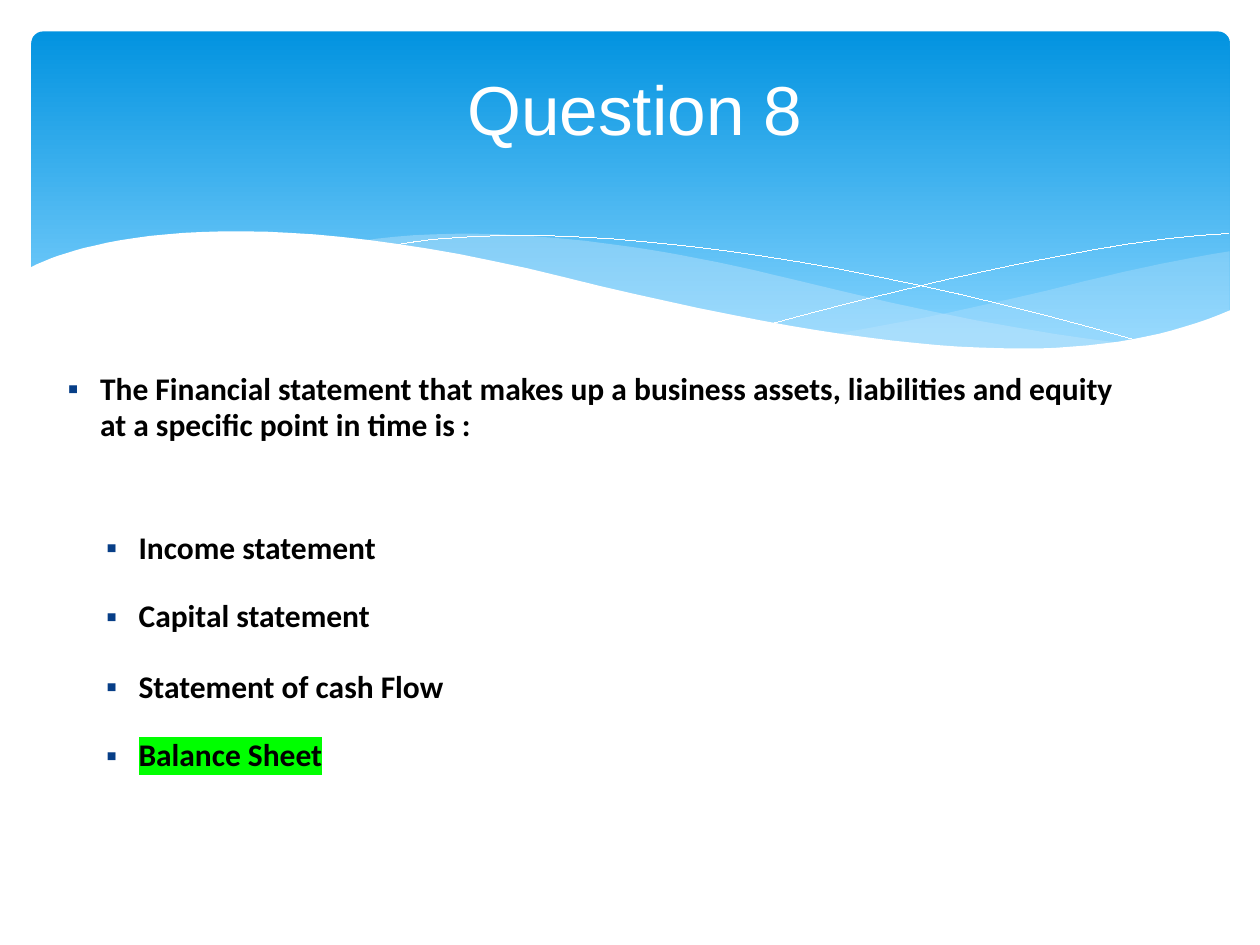
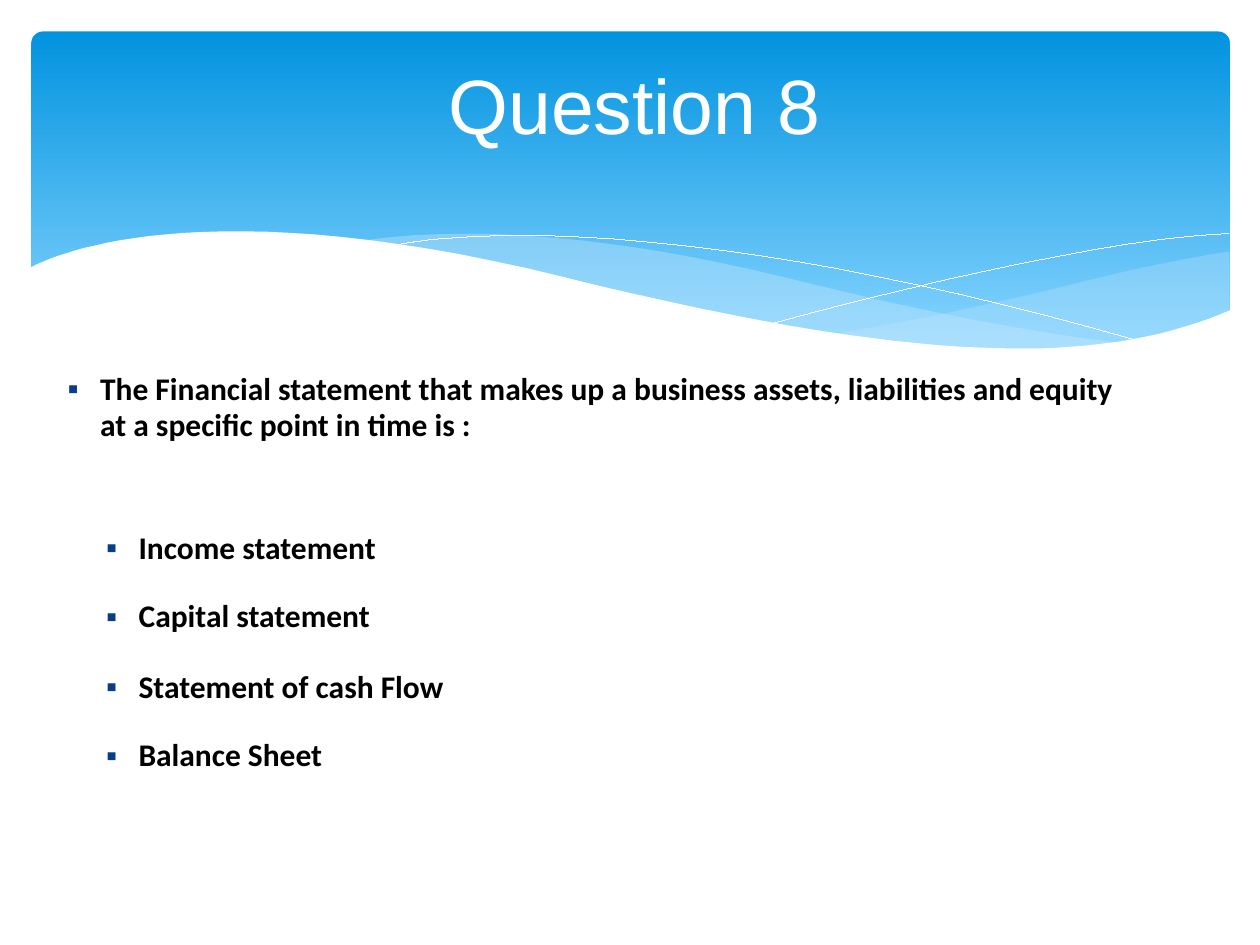
Before and after one commit to ediziks/EPITA-DSA-Notes, a slide deck: slide 10 of Finance/FITM - Finance quiz.pptx. Drawn at 1260x945 pixels with LibreOffice and Linux fonts; fonts in the diff are those of the drawing. Boxes give left, top, right and bottom in pixels: in the first picture for what was removed or moved away, otherwise in the second. Text is boxed around its words. In the diff, an @@ line names an element or a change of style, - is before the commit and + after.

```diff
--- a/Finance/FITM - Finance quiz.pptx
+++ b/Finance/FITM - Finance quiz.pptx
@@ title "Question 8" at box(449, 78, 821, 149): size 39.6 to 44 pt @@
@@ text "Balance Sheet" at box(139, 744, 322, 767): highlight #00FF00 to none @@
```
Also in this commit, not shown: 12 other slides changed, 2 other files.
